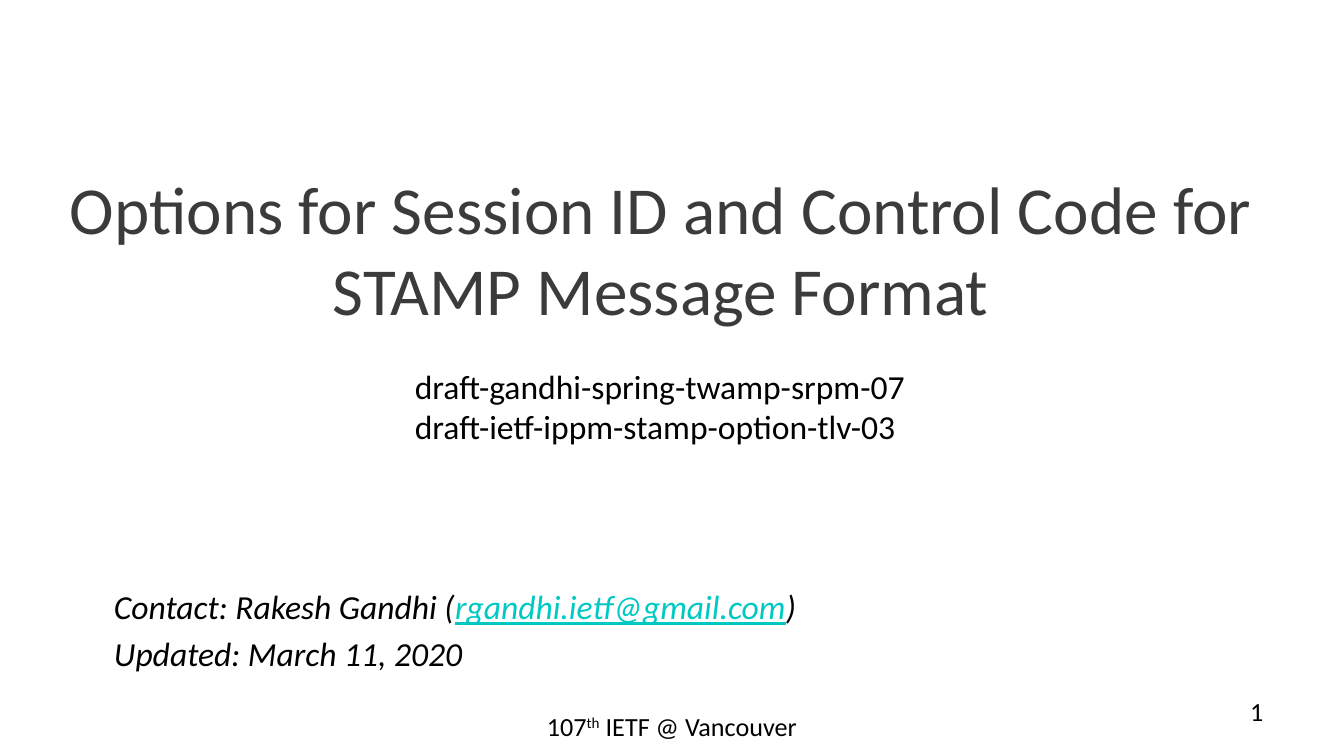
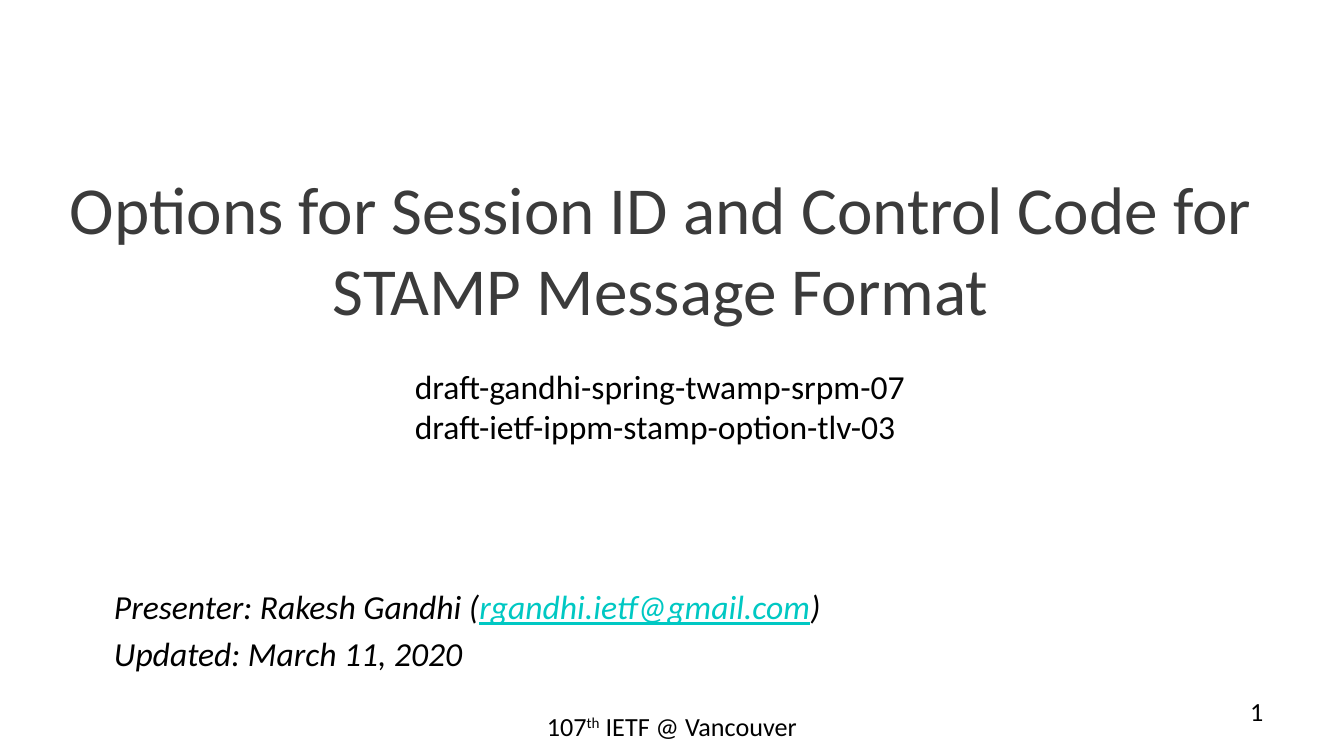
Before and after one commit to rakgandhi/ietf-public, a slide deck: slide 1 of ietf-stamp-session-id-rev1.pptx. Drawn at 1344x756 pixels with LibreOffice and Linux fonts; fonts in the diff are those of the drawing. Boxes give left, top, right and bottom in pixels: in the first picture for what was removed or moved away, otherwise in the second. Text is boxed around its words. In the diff, an @@ line names an element or a change of style, - is before the commit and + after.

```diff
--- a/ietf-stamp-session-id-rev1.pptx
+++ b/ietf-stamp-session-id-rev1.pptx
@@ text at <box>114,594,821,625</box>: text changed @@
-Contact: Rakesh Gandhi (rgandhi.ietf@gmail.com)
+Presenter: Rakesh Gandhi (rgandhi.ietf@gmail.com)
```
Also in this commit, not shown: 1 other slide changed, 1 other file.
